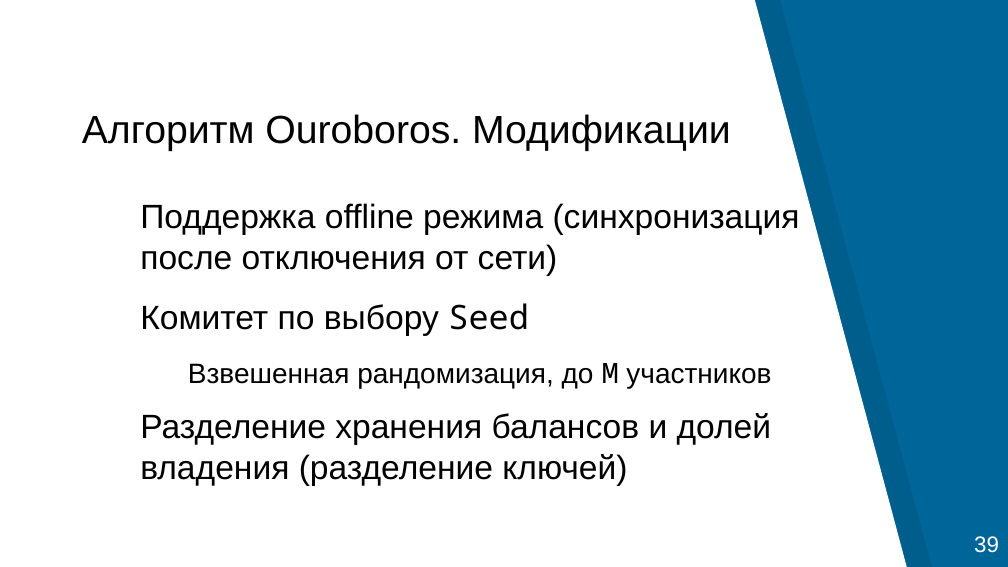
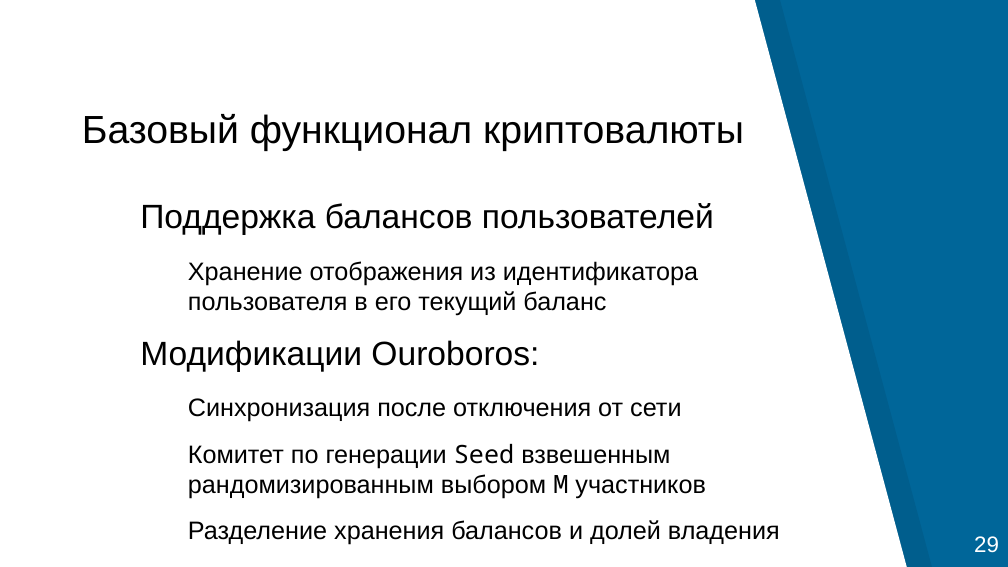
Before and after one commit to georgeee/itmo-master-thesis, a slide deck: slide 19 of presentation.odp (slide 28 before the commit). Drawn at 1008x567 pixels with LibreOffice and Linux fonts; fonts in the diff are those of the drawing. Boxes give left, top, right and bottom in pixels: in the first picture for what was removed or moved away, otherwise in the second. Text is boxed around its words. In the diff, an @@ line names an element or a change of style, - is before the commit and + after.

```diff
--- a/presentation.odp
+++ b/presentation.odp
@@ title at (82, 114, 744, 151): text changed @@
-Алгоритм Ouroboros. Модификации
+Базовый функционал криптовалюты
@@ text at (140, 203, 780, 545): text changed; size 24 to 18 pt @@
-● Поддержка offline режима (синхронизация после отключения от сети)
-● Комитет по выбору Seed
-  − Взвешенная рандомизация, до M участников
-● Разделение хранения балансов и долей владения (разделение ключей)
+● Поддержка балансов пользователей
+  − Хранение отображения из идентификатора пользователя в его текущий баланс
+● Модификации Ouroboros:
+  − Синхронизация после отключения от сети
+  − Комитет по генерации Seed взвешенным рандомизированным выбором M участников
+  − Разделение хранения балансов и долей владения
@@ text at (974, 536, 999, 553): text changed @@
-39
+29
```
Also in this commit, not shown: 22 other slides changed, 2 slides added, 12 slides removed.
